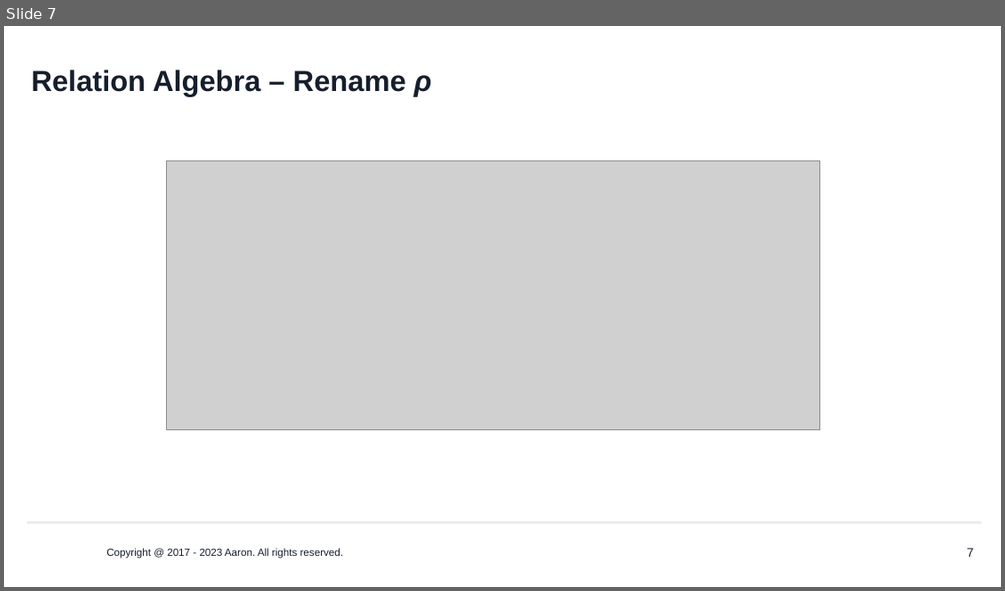
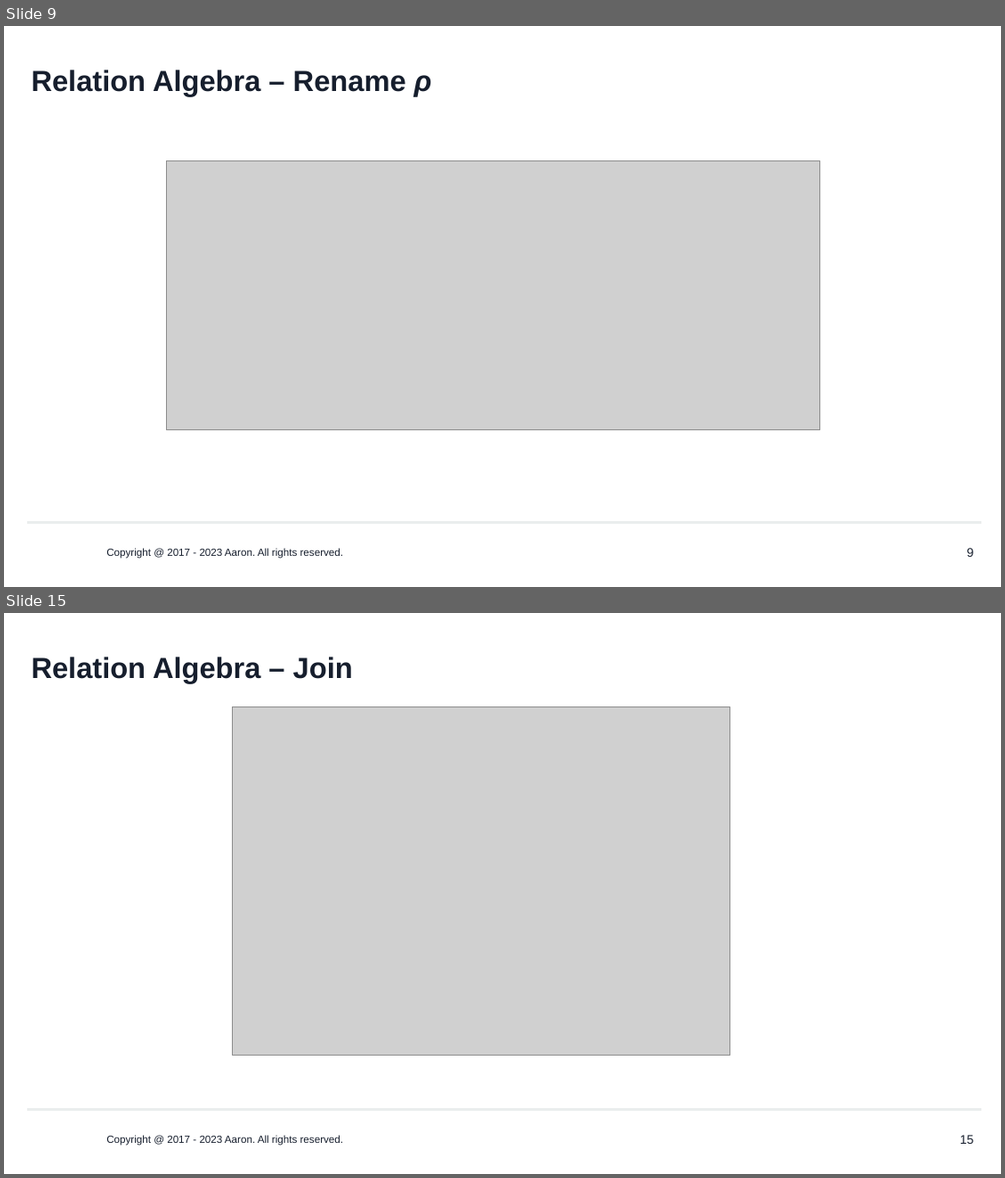
Before and after one commit to AaronYang2333/imooc-calcite, a slide deck: customize-parser/slides/01.pptx. Shown one above the other, each under a label of ours: slide 7 before the commit, slides 9 and 15 after it; the slides between them are not shown. The pictures are 1005x591 and 1005x1178 pixels, drawn with LibreOffice and Linux fonts; fonts in the diff are those of the drawing; grey boxes stand for pictures; background and template pictures are left out. Boxes give left, top, right and bottom in pixels: in the first picture for what was removed or moved away, otherwise in the second. Text is boxed around its words. In the diff, an @@ line names an element or a change of style, - is before the commit and + after.

```diff
--- a/customize-parser/slides/01.pptx
+++ b/customize-parser/slides/01.pptx
@@ slide 15 added at (4, 613, 1001, 1174), background #FFFFFF; not listed: 1 template element that a slide beside it also shows @@
@@ title added at (32, 657, 353, 683), 28 pt, text #161E2D, bold @@
+Relation Algebra – Join
@@ picture added at (232, 707, 729, 1055) @@
@@ text added at (106, 1135, 343, 1145), 10 pt, text #161E2D @@
+Copyright @ 2017 - 2023 Aaron. All rights reserved.
@@ page number added at (960, 1135, 974, 1143), 12 pt, text #161E2D @@
+15
@@ what was slide 7 is now slide 9 @@
@@ page number at (967, 548, 974, 556): text changed @@
-7
+9
```
Also in this commit, not shown: 9 other slides added.
